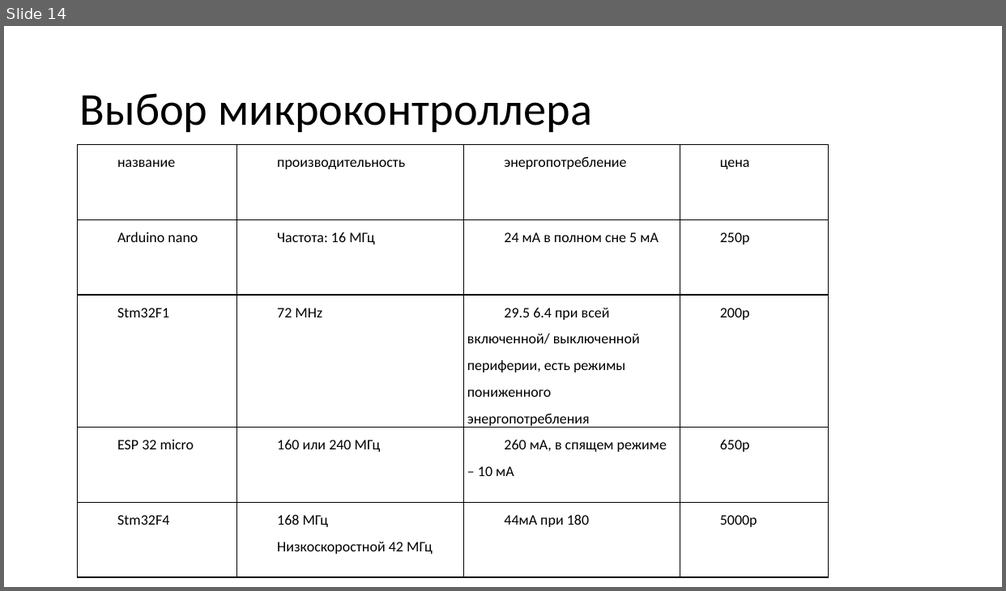
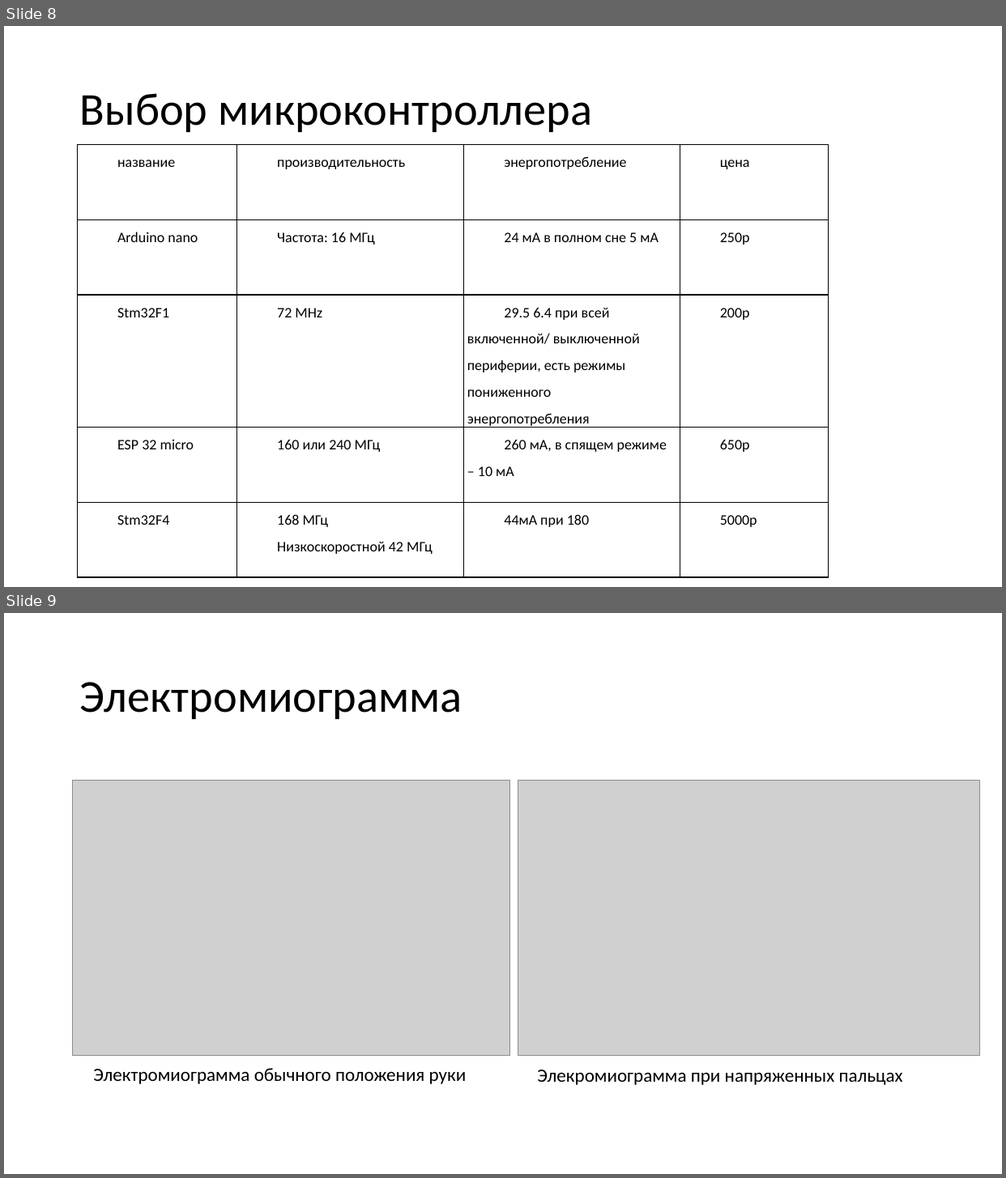
Before and after one commit to pepellsd/diplom, a slide deck: presentation.pptx. Shown one above the other, each under a label of ours: slide 14 before the commit, slides 8 and 9 after it. The pictures are 1006x591 and 1006x1178 pixels, drawn with LibreOffice and Linux fonts; fonts in the diff are those of the drawing; grey boxes stand for pictures. Boxes give left, top, right and bottom in pixels: in the first picture for what was removed or moved away, otherwise in the second. Text is boxed around its words. In the diff, an @@ line names an element or a change of style, - is before the commit and + after.

```diff
--- a/presentation.pptx
+++ b/presentation.pptx
@@ slide 9 added at (4, 613, 1002, 1174), background #FFFFFF @@
@@ title added at (80, 682, 462, 719), 44 pt, text #000000 @@
+Электромиограмма
@@ picture added at (73, 781, 510, 1055) @@
@@ picture added at (518, 781, 980, 1055) @@
@@ text added at (93, 1068, 467, 1084), 18 pt, text #000000 @@
+Электромиограмма обычного положения руки
@@ text added at (537, 1070, 903, 1085), 18 pt, text #000000 @@
+Элекромиограмма при напряженных пальцах
@@ what was slide 14 is now slide 8 @@
```
Also in this commit, not shown: 3 slides changed, 5 other slides added, 4 slides removed, 9 other files.
